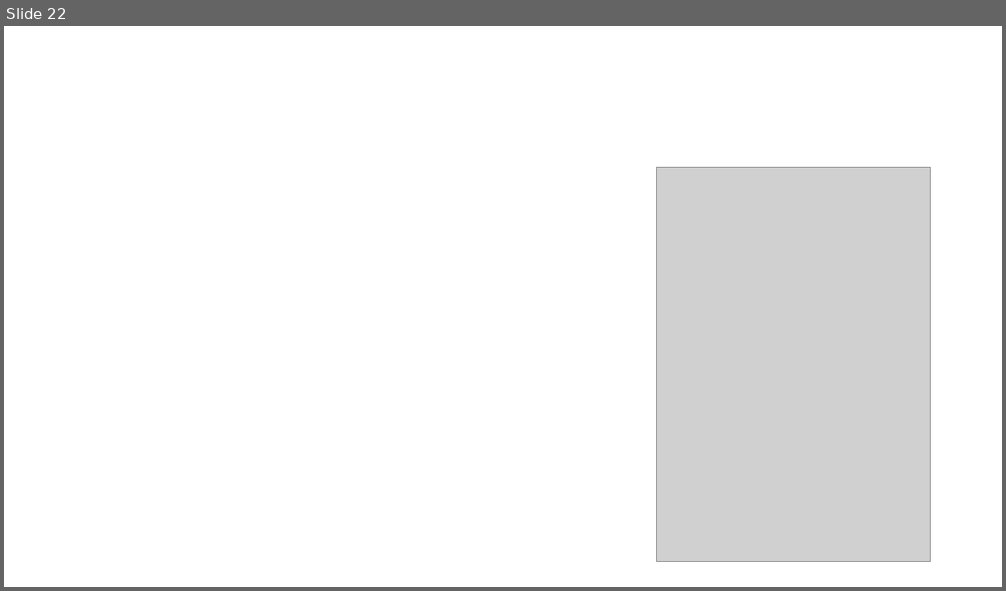
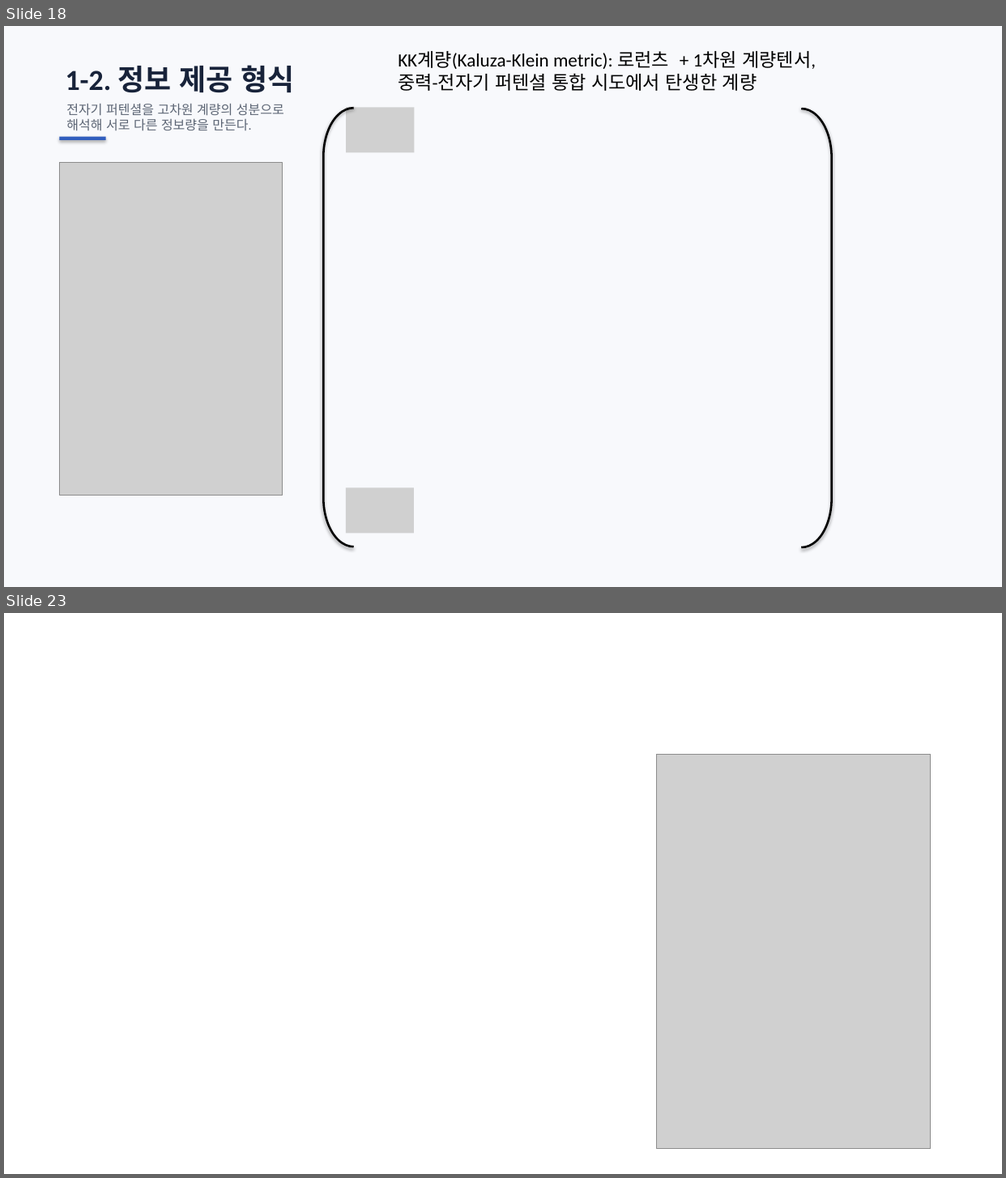
Before and after one commit to ohyunu525/KK-AI, a slide deck: Documents/보고서 파일.pptx. Shown one above the other, each under a label of ours: slide 22 before the commit, slides 18 and 23 after it; the slides between them are not shown. The pictures are 1006x591 and 1006x1178 pixels, drawn with LibreOffice and Linux fonts; fonts in the diff are those of the drawing; grey boxes stand for pictures; background and template pictures are left out. Boxes give left, top, right and bottom in pixels: in the first picture for what was removed or moved away, otherwise in the second. Text is boxed around its words. In the diff, an @@ line names an element or a change of style, - is before the commit and + after.

```diff
--- a/Documents/보고서 파일.pptx
+++ b/Documents/보고서 파일.pptx
@@ slide 18 added at <box>4,26,1002,587</box>, background #F8F9FC @@
@@ text added at <box>66,65,295,93</box>, 28 pt, text #18233A, bold @@
+1-2. 정보 제공 형식
@@ text added at <box>398,51,816,91</box>, 18 pt, text #000000 @@
+KK계량(Kaluza-Klein metric): 로런츠 + 1차원 계량텐서,
+중력-전자기 퍼텐셜 통합 시도에서 탄생한 계량
@@ text added at <box>66,103,284,130</box>, 12.5 pt, text #5C6574 @@
+전자기 퍼텐셜을 고차원 계량의 성분으로 해석해 서로 다른 정보량을 만든다.
@@ left bracket added at <box>324,109,354,548</box>, outline #000000 2 pt @@
@@ picture added at <box>346,108,414,153</box> @@
@@ left bracket added at <box>801,109,831,548</box>, outline #000000 2 pt @@
@@ rectangle added at <box>59,137,106,139</box>, fill #315EBE @@
@@ picture added at <box>59,162,282,495</box> @@
@@ picture added at <box>346,488,414,534</box> @@
@@ what was slide 22 is now slide 23 @@
```
Also in this commit, not shown: 5 slides changed, 1 other slide added, 1 slide removed, 1 other file.
